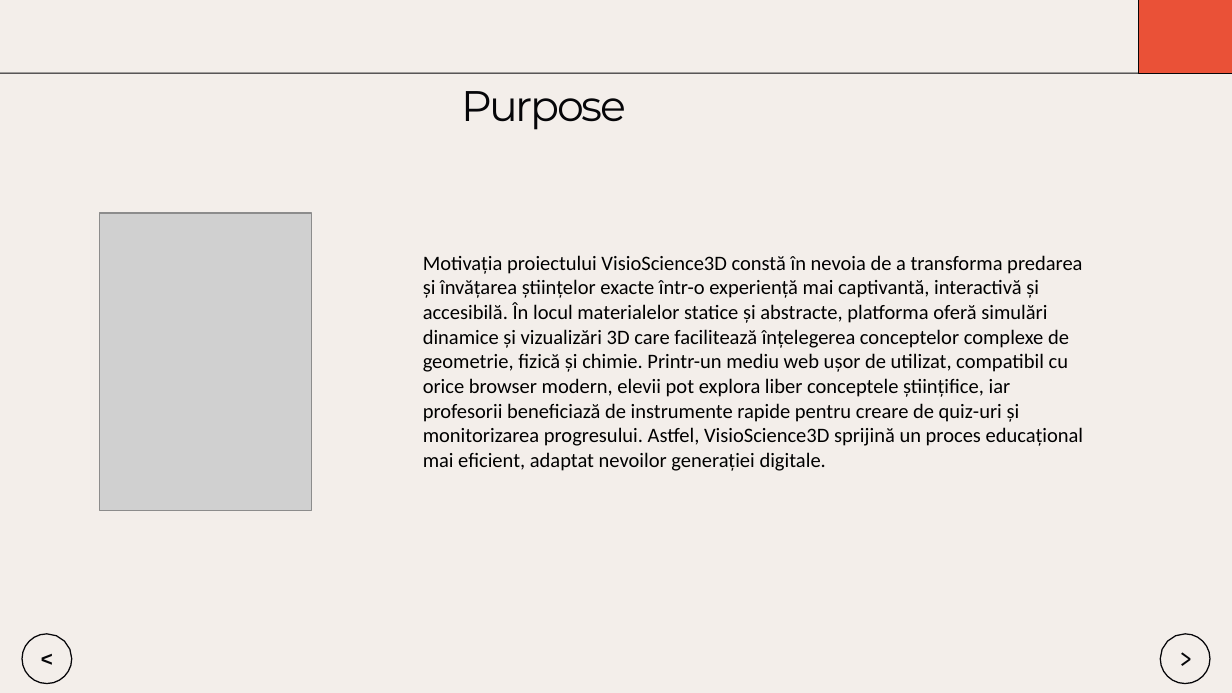
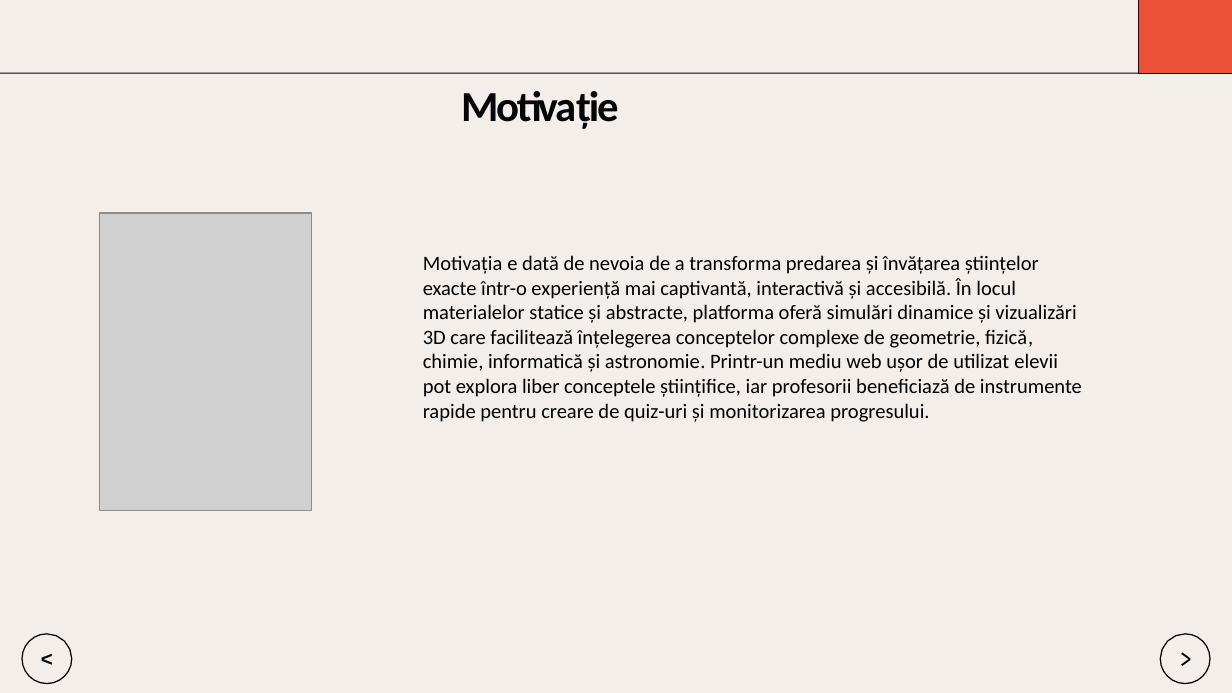
Before and after one commit to Dragomir1401/VisioScience-3D, a slide deck: slide 2 of Roadmap/scss/Prezentare_Final_Dragomir_Andrei.pptx. Drawn at 1232x693 pixels with LibreOffice and Linux fonts; fonts in the diff are those of the drawing; grey boxes stand for pictures. Boxes give left, top, right and bottom in pixels: in the first picture for what was removed or moved away, otherwise in the second. Text is boxed around its words. In the diff, an @@ line names an element or a change of style, - is before the commit and + after.

```diff
--- a/Roadmap/scss/Prezentare_Final_Dragomir_Andrei.pptx
+++ b/Roadmap/scss/Prezentare_Final_Dragomir_Andrei.pptx
@@ title at (461, 91, 618, 129): text changed; font Montserrat to Calibri; bold on @@
-Purpose
+Motivație
@@ text at (423, 255, 1082, 422): text changed @@
-Motivația proiectului VisioScience3D constă în nevoia de a transforma predarea și învățarea științelor exacte într-o experiență mai captivantă, interactivă și accesibilă. În locul materialelor statice și abstracte, platforma oferă simulări dinamice și vizualizări 3D care facilitează înțelegerea conceptelor complexe de geometrie, fizică și chimie. Printr-un mediu web ușor de utilizat, compatibil cu orice browser modern, elevii pot explora liber conceptele științifice, iar profesorii beneficiază de instrumente rapide pentru creare de quiz-uri și monitorizarea progresului. Astfel, VisioScience3D sprijină un proces educațional mai eficient, adaptat nevoilor generației digitale.
+Motivația e dată de nevoia de a transforma predarea și învățarea științelor exacte într-o experiență mai captivantă, interactivă și accesibilă. În locul materialelor statice și abstracte, platforma oferă simulări dinamice și vizualizări 3D care facilitează înțelegerea conceptelor complexe de geometrie, fizică, chimie, informatică și astronomie. Printr-un mediu web ușor de utilizat elevii pot explora liber conceptele științifice, iar profesorii beneficiază de instrumente rapide pentru creare de quiz-uri și monitorizarea progresului.
```
Also in this commit, not shown: 6 other slides changed, 9 slides added, 5 slides removed.
